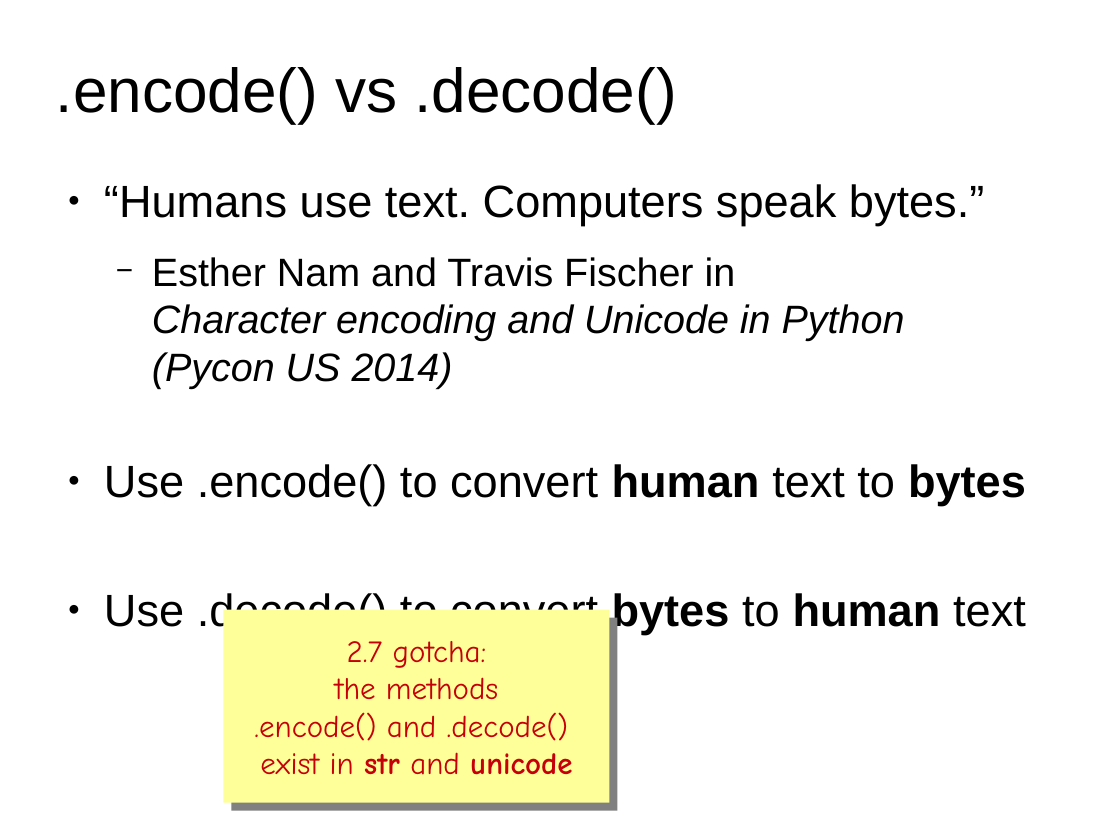
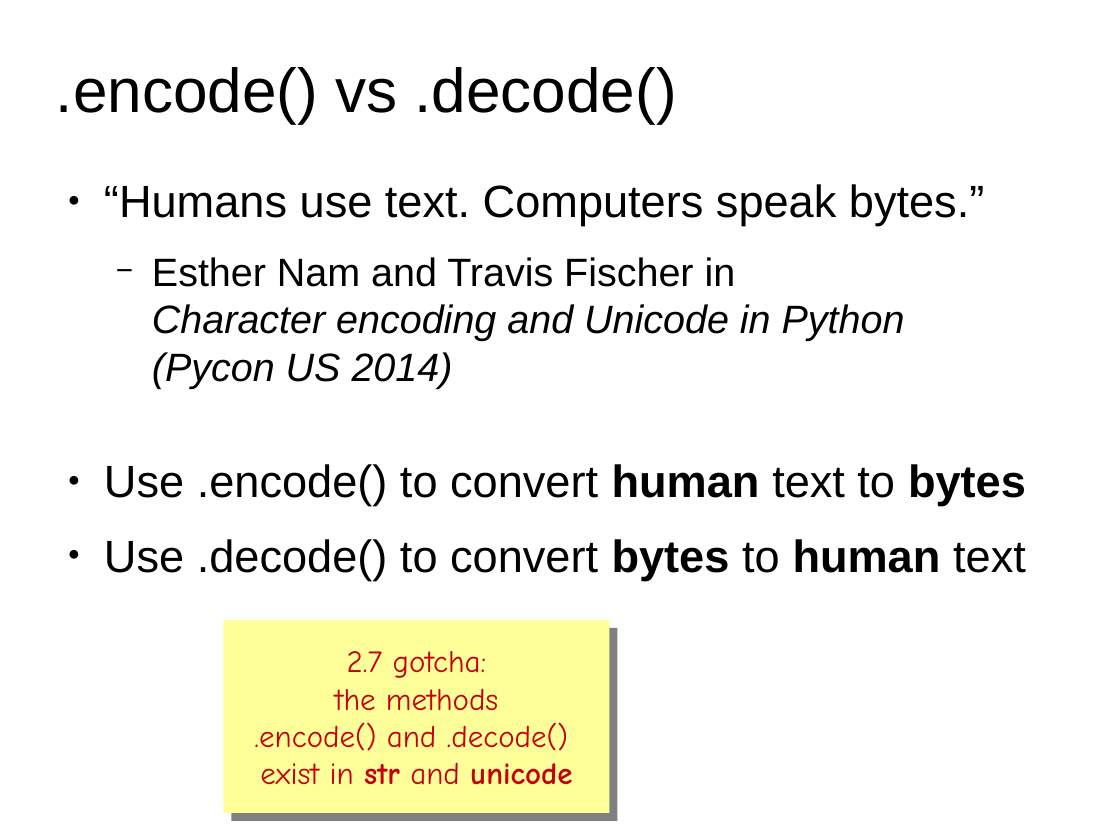
Before and after one commit to fluentpython/unicode-solutions, a slide deck: slide 6 of unicode-solutions.odp. Drawn at 1120x840 pixels with LibreOffice and Linux fonts; fonts in the diff are those of the drawing; background and template pictures are left out. Boxes give left, top, right and bottom in pixels: in the first picture for what was removed or moved away, otherwise in the second. Text is boxed around its words. In the diff, an @@ line names an element or a change of style, - is before the commit and + after.

```diff
--- a/unicode-solutions.odp
+++ b/unicode-solutions.odp
@@ text "“Humans use text. Computers speak ..." rewrapped from <box>104,184,1026,634</box> to <box>104,184,1026,580</box> @@
@@ rectangle "2.7 gotcha:": place and size @@
-rectangle "2.7 gotcha:" at <box>224,610,610,803</box>
+rectangle "2.7 gotcha:" at <box>224,620,610,813</box>
```
Also in this commit, not shown: 3 other slides changed, 1 slide added, 2 other files.
